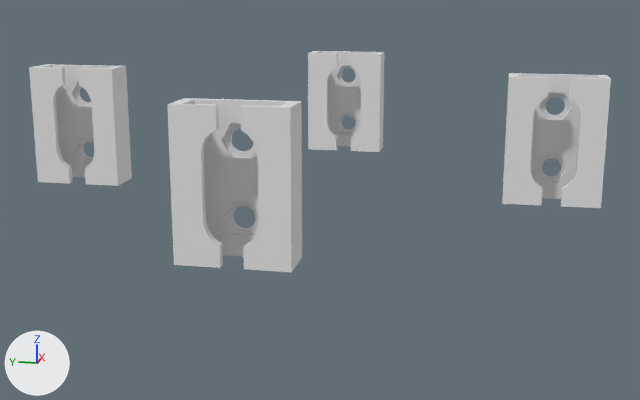
Two versions of the Blender file StrapHolder/Pin2/Pin2.blend, one commit apart.
Rendered twice from a 50 mm camera at (-145.7, -30.9, 34.1) aimed at (-4.1, -2.6, -1.3). The lights are fixed; the arrows at lower left show +X, +Y and +Z. The first picture is the older version.

Objects in the first picture: 'MCombile.001', 'MCombile.002', 'MCombile.003', 'MCombile.004'.
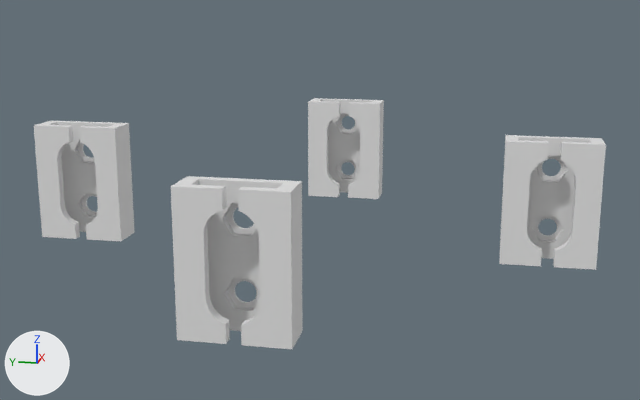
Where the change shows, as pixel boxes (x1, y1, x2, y2) in the pictures (640 x 400 px; the box of a moved part takes in the faces that stretch with it):
'MCombile.004', reshaped, moved (21% narrower, 22% shorter)
    before: (167, 98, 302, 272)
    after: (499, 135, 606, 270)
'MCombile.002', moved
    before: (502, 73, 611, 208)
    after: (171, 176, 303, 349)
'MCombile.001', moved
    before: (29, 64, 132, 186)
    after: (308, 98, 384, 199)
'MCombile.003', moved
    before: (308, 51, 385, 152)
    after: (34, 121, 135, 241)
part 1 of me_plane_005, moved or reshaped
    before: (167, 98, 301, 272)
    after: (499, 135, 606, 270)

Patch to the scene script:
```diff
--- a/StrapHolder/Pin2/Pin2.blend.py
+++ b/StrapHolder/Pin2/Pin2.blend.py
@@ me_plane_005 @@
 # used by ob_mcombile_004; location = (-40.0, 0.0, 10.0); rotation_euler = (0.0, 1.571, 0.0), in degrees (0, 90, 0)
-me_plane_005.from_pydata(...)  # 236 vertices, 126 faces; spans x -10.0..10.0, y -7.5..7.5, z -6.0..0.0
+me_plane_005.from_pydata(...)  # 244 vertices, 130 faces; spans x -10.0..10.0, y -7.5..7.5, z -6.0..0.0
+# me_plane_005 part 1: 56 vertices moved from x -10.0..10.0, y -6.0..6.0, z -6.0..-1.0 to x -10.0..10.0, y -5.5..5.5, z -6.0..-1.5; 8 vertices removed from x -10.0..10.0, y -1.5..1.5, z -6.0..-5.0; 16 vertices added at x -10.0..10.0, y -1.3..1.3, z -6.0..-4.5
@@ ob_mcombile_001 @@
 ob_mcombile_001 = bpy.data.objects.new('MCombile.001', me_plane_001)
-ob_mcombile_001.location = (0.0, 40.0, 10.0)
+ob_mcombile_001.location = (40.0, 0.0, 0.0)
 ob_mcombile_001.rotation_euler = (0.0, 1.571, 0.0)  # degrees (0, 90, 0)
@@ ob_mcombile_002 @@
 ob_mcombile_002 = bpy.data.objects.new('MCombile.002', me_plane_002)
-ob_mcombile_002.location = (0.0, -40.0, 10.0)
+ob_mcombile_002.location = (-40.0, 0.0, 0.0)
 ob_mcombile_002.rotation_euler = (0.0, 1.571, 0.0)  # degrees (0, 90, 0)
@@ ob_mcombile_003 @@
 ob_mcombile_003 = bpy.data.objects.new('MCombile.003', me_plane_004)
-ob_mcombile_003.location = (40.0, 0.0, 10.0)
+ob_mcombile_003.location = (0.0, 40.0, 0.0)
 ob_mcombile_003.rotation_euler = (0.0, 1.571, 0.0)  # degrees (0, 90, 0)
@@ ob_mcombile_004 @@
 ob_mcombile_004 = bpy.data.objects.new('MCombile.004', me_plane_005)
-ob_mcombile_004.location = (-40.0, 0.0, 10.0)
+ob_mcombile_004.location = (0.0, -40.0, 0.0)
 ob_mcombile_004.rotation_euler = (0.0, 1.571, 0.0)  # degrees (0, 90, 0)
```
